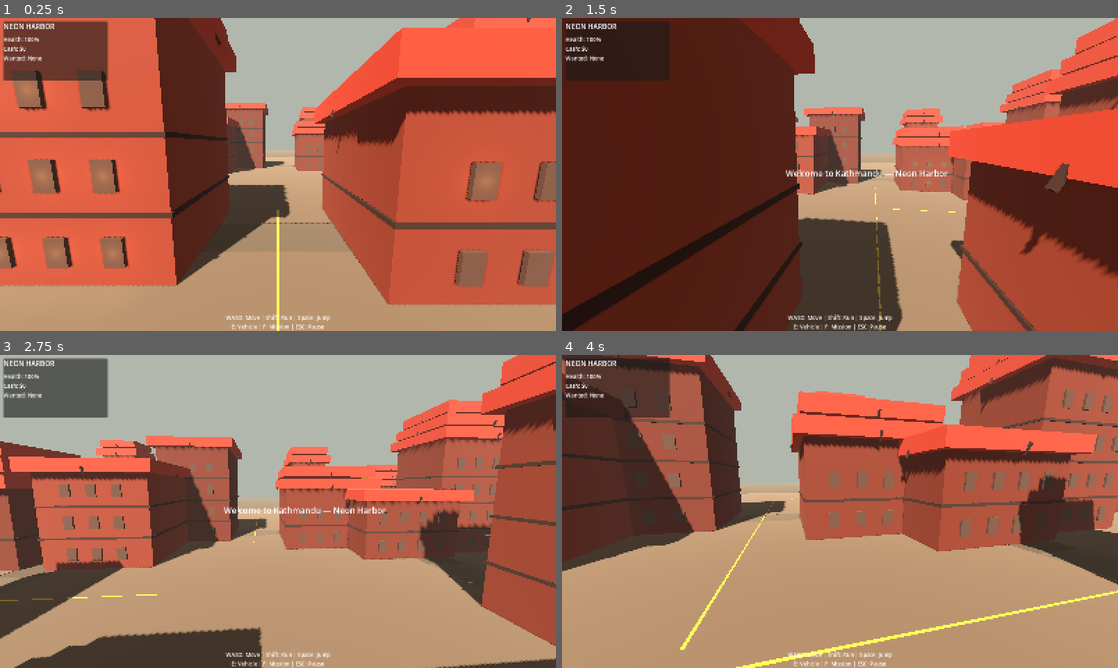
Above: before the commit, frames 1-4 (two rows, left to right).
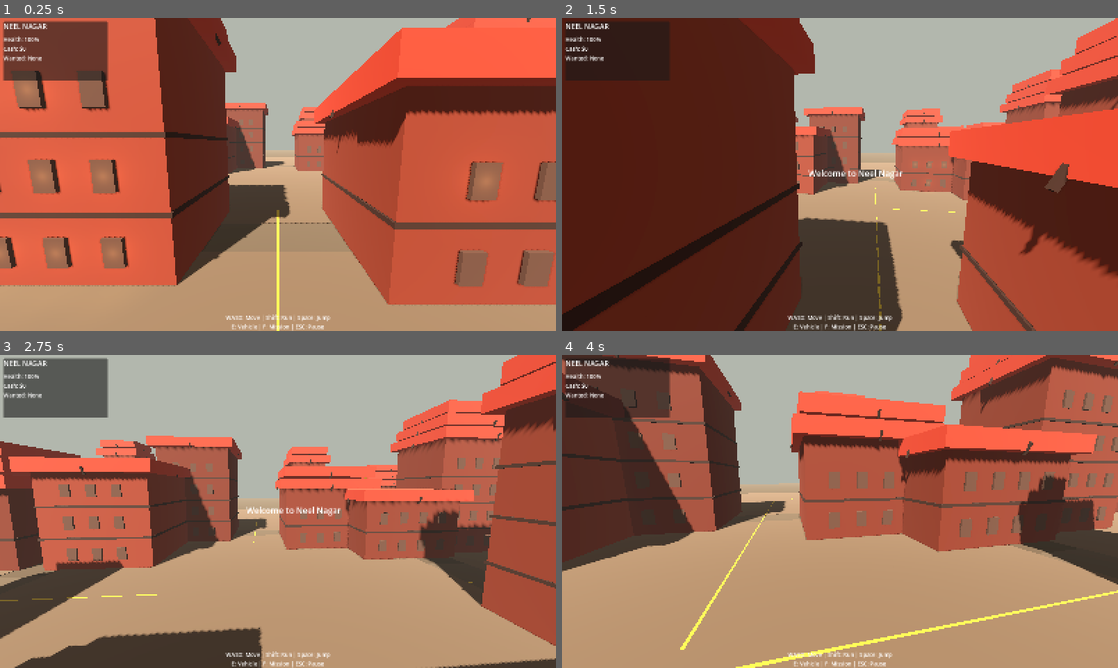
Above: after the commit, the same moments.

Repository: sauhardapathak/neel-nagar
Game: Godot game, scene res://scenes/Main.tscn
Two runs of this game, one before a commit and one after it. Both use one fixed random seed, a clock stepped at 60 frames per second and the inputs below.
Inputs (mouse positions are in pixels of both pictures, inside the frame that each line leads up to):
- Up to frame 1 (0.25 s): no input
- Up to frame 2 (1.5 s): tap Enter (ui_accept) at 0.5, 0.6, 0.77, 1.07 s; move the mouse to (867, 174) at 0.52 s; hold Up (ui_up) from 0.53 s (still down); click (867, 174) at 0.67 s; move the mouse to (812, 174) at 1.27 s; tap E (interact) at 1.35 s
- Up to frame 3 (2.75 s): keep holding Up (ui_up); tap Enter (ui_accept) at 1.52, 1.55, 1.82, 2.3 s; move the mouse to (289, 505) at 2.02 s; tap Space at 2.1 s
- Up to frame 4 (4 s): keep holding Up (ui_up); move the mouse to (834, 517) at 2.77 s; tap Q at 2.85 s; click (834, 517) at 2.92 s; tap Enter (ui_accept) at 3.02, 3.05, 3.32, 3.77, 3.8 s; move the mouse to (878, 514) at 3.52 s; tap F at 3.6 s

The runs differ from the first frame. In frame 1, 0.1% of the frame differs, in the area x 2-10%, y 1-4%; in frame 2, 0.5%, in the area x 2-70%, y 1-52%; in frame 3, 0.5%; in frame 4, 0.1%.
Error in both runs: Invalid call. Nonexistent function 'get_mission_info (via call)' in base 'Node (MissionSystem)'. (res://scripts/game.gd:733)

Commit message:
Rename Neon Harbor to Neel Nagar across all files

Diff:
--- a/project.godot
+++ b/project.godot
@@ -10,7 +10,7 @@
 
 [application]
 
-config/name="Neon Harbor — Rook's Run"
+config/name="Neel Nagar"
 config/description="Original third-person open-world urban action sandbox."
 run/main_scene="res://scenes/Main.tscn"
 config/features=PackedStringArray("4.7", "Forward Plus")
--- a/scripts/game.gd
+++ b/scripts/game.gd
@@ -606,7 +606,7 @@
 
 	var title := Label.new()
 	title.name = "Title"
-	title.text = "NEON HARBOR"
+	title.text = "NEEL NAGAR"
 	title.add_theme_font_size_override("font_size", 20)
 	vbox.add_child(title)
 
@@ -698,7 +698,7 @@
 
 	if Input.is_action_just_pressed("ui_accept") and not game_started:
 		game_started = true
-		_show_toast("Welcome to Kathmandu — Neon Harbor")
+		_show_toast("Welcome to Neel Nagar")
 
 	if Input.is_action_just_pressed("interact") and game_started:
 		_try_start_mission()
--- a/scripts/save_game.gd
+++ b/scripts/save_game.gd
@@ -3,7 +3,7 @@
 signal game_saved
 signal game_loaded
 
-const SAVE_PATH: String = "user://neon_harbor_save.json"
+const SAVE_PATH: String = "user://neel_nagar_save.json"
 
 var player_position: Vector3 = Vector3.ZERO
 var player_health: int = 100
Not shown, changed: README.md
